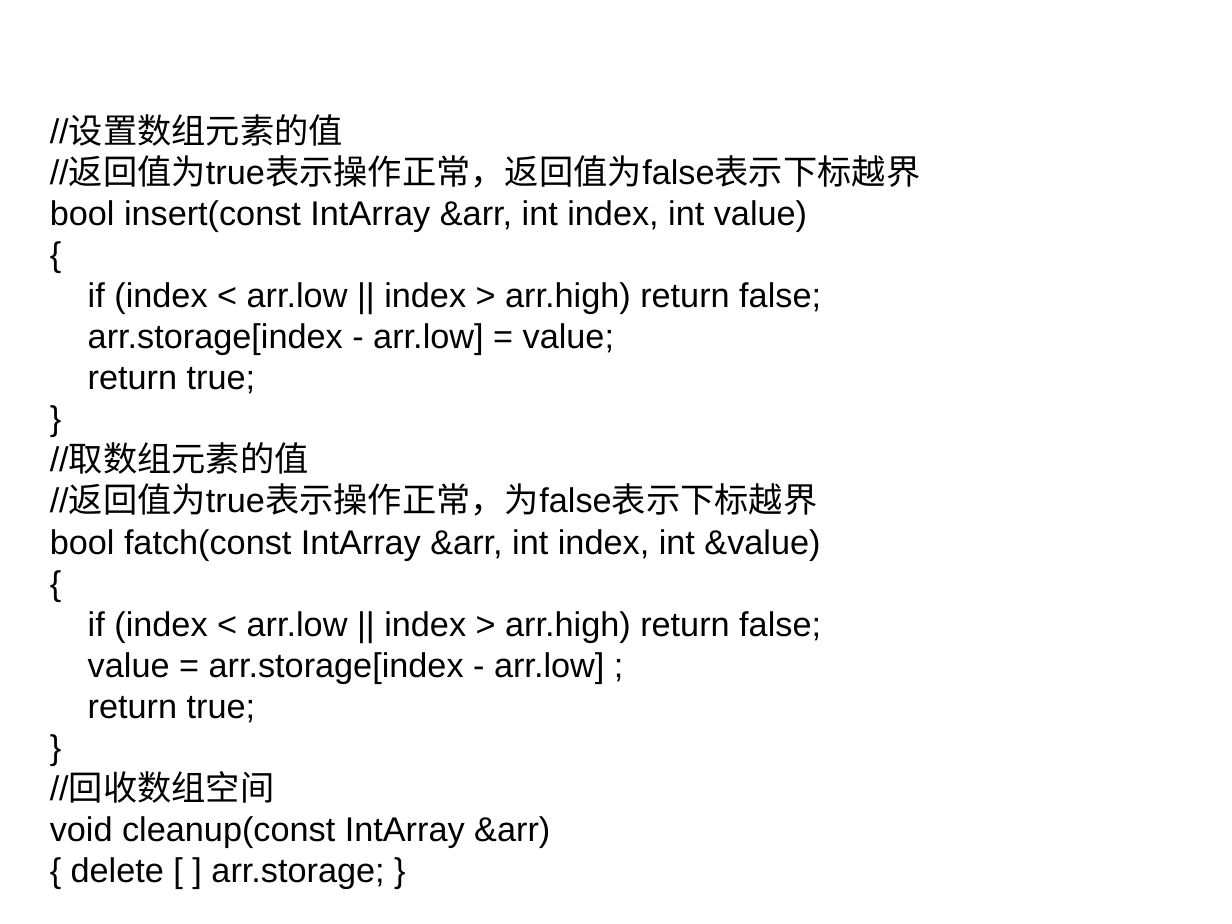
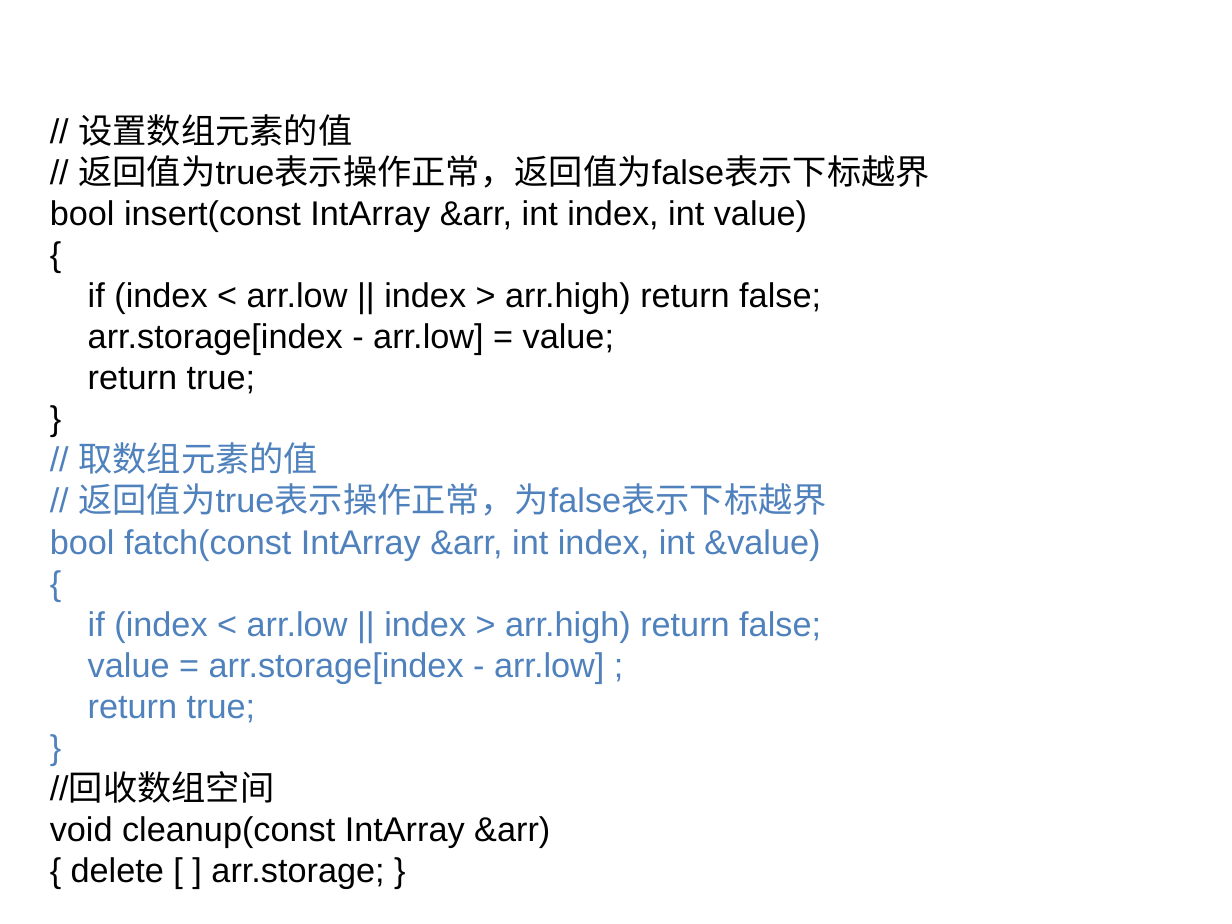
Before and after one commit to wwuhn/wwuhn.github.io, a slide deck: slide 16 of bookspcClassic/C++程序设计翁惠玉/10创建功能更强的类型.ppt. Drawn at 1232x924 pixels with LibreOffice and Linux fonts; fonts in the diff are those of the drawing. Boxes give left, top, right and bottom in pixels: in the first picture for what was removed or moved away, otherwise in the second. Text is boxed around its words. In the diff, an @@ line names an element or a change of style, - is before the commit and + after.

```diff
--- a/bookspcClassic/C++程序设计翁惠玉/10创建功能更强的类型.ppt
+++ b/bookspcClassic/C++程序设计翁惠玉/10创建功能更强的类型.ppt
@@ text at bbox=[78, 114, 929, 188]: spaces changed @@
-//设置数组元素的值
-//返回值为true表示操作正常，返回值为false表示下标越界
+// 设置数组元素的值
+// 返回值为true表示操作正常，返回值为false表示下标越界
@@ text at bbox=[78, 442, 827, 516]: text changed; text colour #000000 to #4F81BD @@
-//取数组元素的值
-//返回值为true表示操作正常，为false表示下标越界
+// 取数组元素的值
+// 返回值为true表示操作正常，为false表示下标越界
@@ text at bbox=[50, 529, 821, 723]: text colour #000000 to #4F81BD in "bool fatch(const IntArray &arr, int index, int ...", "{", "if (index < arr.low || index > ...", "value = arr.storage[index - arr.low] ;" and 2 more places @@
```
Also in this commit, not shown: 47 other slides changed, 10 other files.
